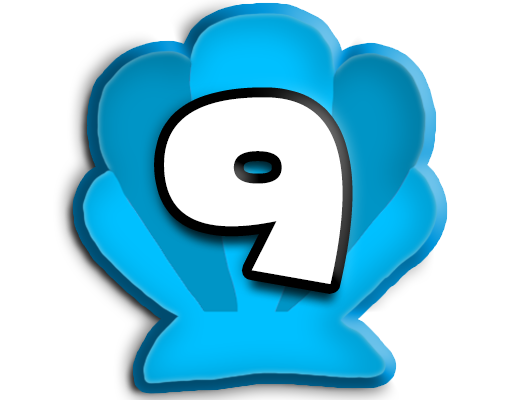
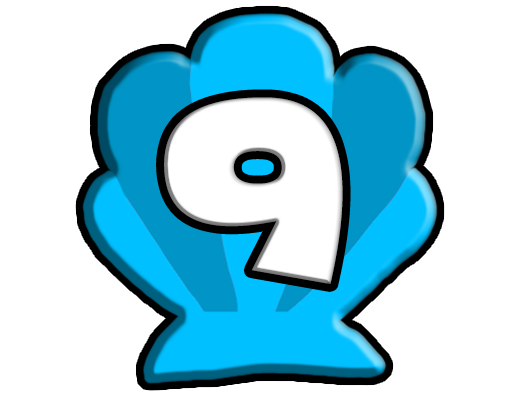
The second (520, 400) image is a revision of the first. Changes to its layers:
pixels changed over [55, 0, 448, 400] (layer not identified)
